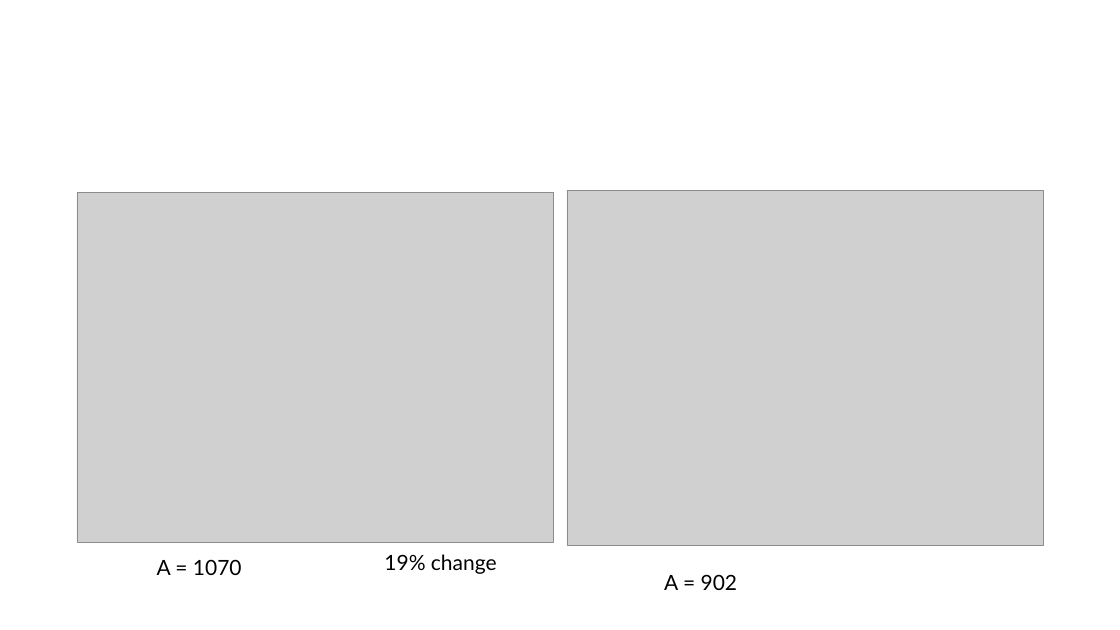
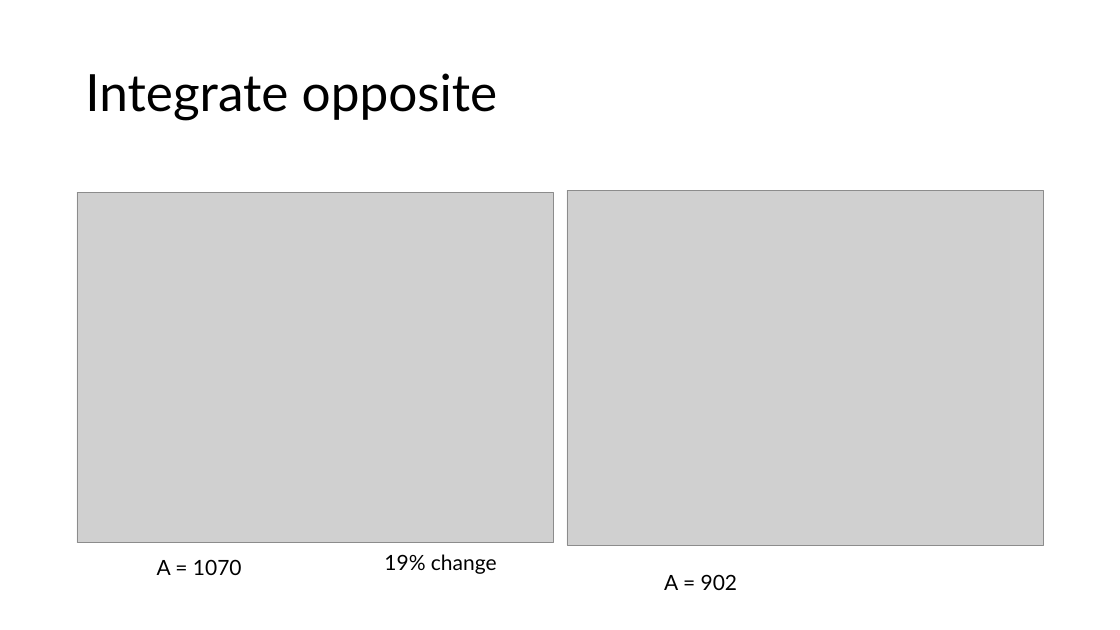
Before and after one commit to joshlwhitehead/work, a slide deck: slide 10 of analysis/fluorimeter/fluoroStack/fluoroStackTolerance.pptx. Drawn at 1120x630 pixels with LibreOffice and Linux fonts; fonts in the diff are those of the drawing; grey boxes stand for pictures. Boxes give left, top, right and bottom in pixels: in the first picture for what was removed or moved away, otherwise in the second. Text is boxed around its words. In the diff, an @@ line names an element or a change of style, - is before the commit and + after.

```diff
--- a/analysis/fluorimeter/fluoroStack/fluoroStackTolerance.pptx
+++ b/analysis/fluorimeter/fluoroStack/fluoroStackTolerance.pptx
@@ title added at (85,73,498,120), 44 pt, text #000000 @@
+Integrate opposite
```
